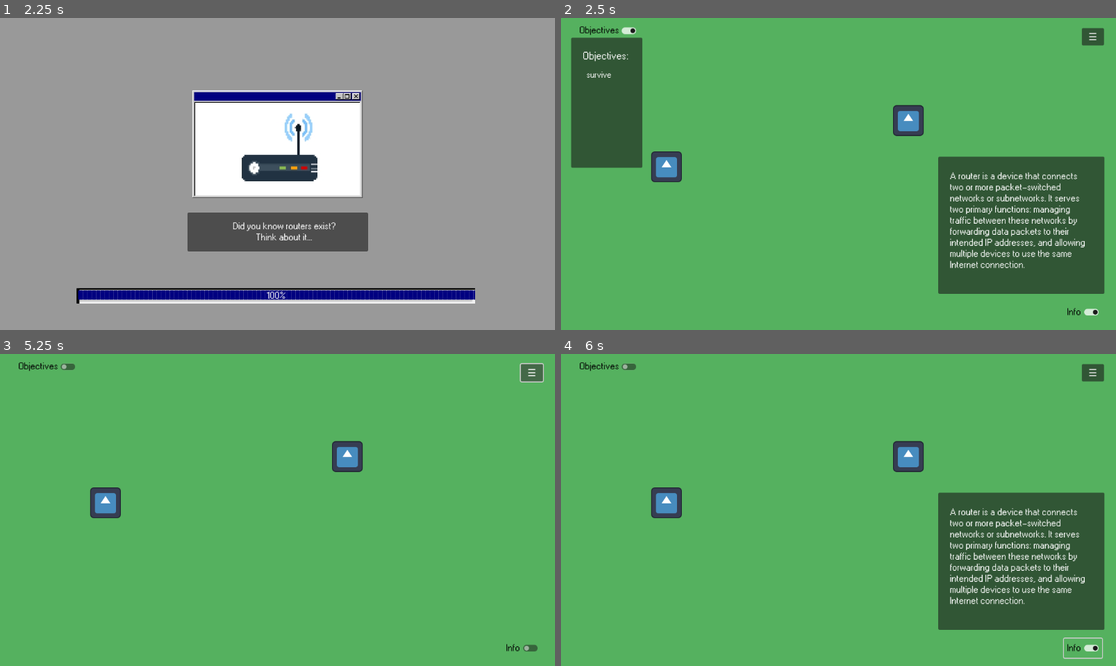
Above: before the commit, frames 1-4 (two rows, left to right).
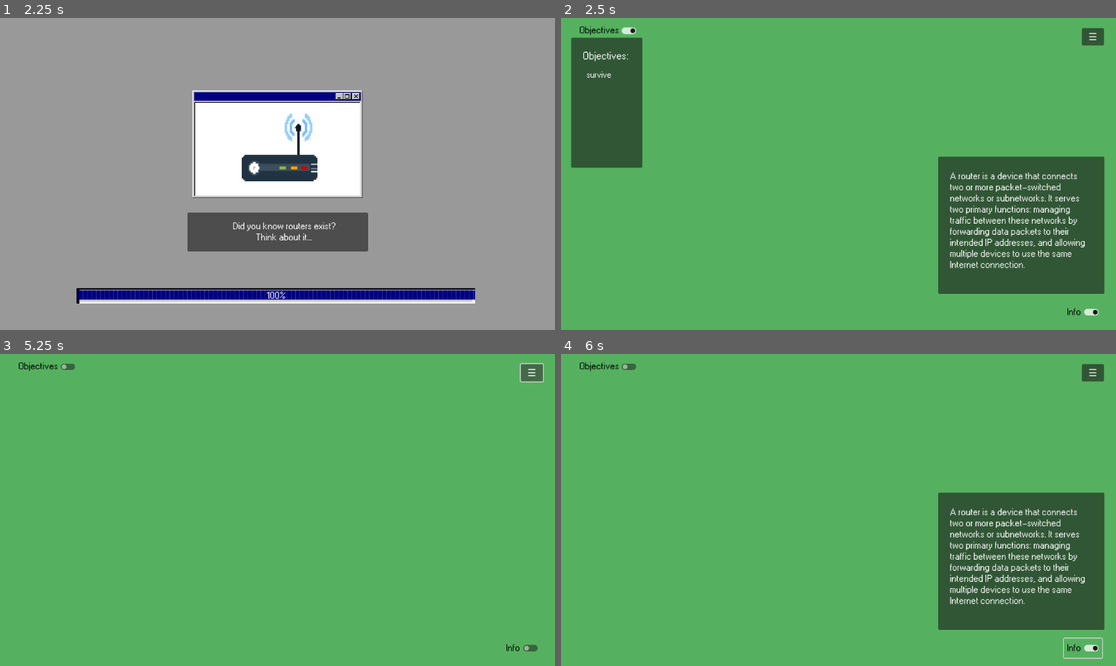
Above: after the commit, the same moments.

Repository: BcubeStudios/Netspace-Game
Game: Godot game, scene res://screens/opening.tscn
Same seed, same stepped clock (60 frames per second), same inputs: the game is played once before the commit and once after it. The engine's default icon, where the game draws it, is replaced by a stand-in: a white triangle on a blue panel in a dark square.
Inputs (mouse positions are in pixels of both pictures, inside the frame that each line leads up to):
- Up to frame 1 (2.25 s): click "START GAME" at 0.5 s; move the mouse to (399, 158) at 1.27 s; click (399, 158) at 1.42 s; tap Enter at 2 s; move the mouse to (166, 189) at 2.02 s; click (166, 189) at 2.17 s
- Up to frame 2 (2.5 s): no input
- Up to frame 3 (5.25 s): click "☰" at 2.75 s; click "Info" at 3.5 s; click "Objectives" at 4.25 s; click "☰" at 5 s
- Up to frame 4 (6 s): click "Info" at 5.75 s

Frame 1 is identical in both runs. In frame 2, 1.1% of the frame differs, in the area x 16-66%, y 27-53%; in frame 3, 1.1%; in frame 4, 1.1%.
Error after the commit: Parse Error: Identifier "Global" not declared in the current scope. (res://scripts/Point.gd:35)

Commit message:
added the changes Raphael made in main that would get overwritten

Diff:
--- a/GodotWorkspace/screens/Director.tscn
+++ b/GodotWorkspace/screens/Director.tscn
@@ -1,7 +1,6 @@
-[gd_scene load_steps=5 format=3 uid="uid://ctx4wos4jkx7e"]
+[gd_scene load_steps=4 format=3 uid="uid://ctx4wos4jkx7e"]
 
 [ext_resource type="Script" path="res://scripts/Director.gd" id="1_u1ljf"]
-[ext_resource type="PackedScene" uid="uid://djkkrfn36vjk7" path="res://screens/point.tscn" id="2_k8ep6"]
 [ext_resource type="PackedScene" uid="uid://d0h00g4ba8ubu" path="res://screens/phedge.tscn" id="3_s8nuh"]
 
 [sub_resource type="StyleBoxFlat" id="StyleBoxFlat_0n6cs"]
@@ -24,10 +23,4 @@
 mouse_filter = 2
 theme_override_styles/panel = SubResource("StyleBoxFlat_0n6cs")
 
-[node name="Point1" parent="." instance=ExtResource("2_k8ep6")]
-position = Vector2(219, 309)
-
-[node name="Point2" parent="." instance=ExtResource("2_k8ep6")]
-position = Vector2(721, 213)
-
 [node name="phedge" parent="." instance=ExtResource("3_s8nuh")]
--- a/GodotWorkspace/scripts/Director.gd
+++ b/GodotWorkspace/scripts/Director.gd
@@ -7,11 +7,10 @@
 
 # Called when the node enters the scene tree for the first time.
 func _ready():
-	var point1 = $Point1
-	var point2 = $Point2
-
-	point1.activate("sillyguy", point1.global_position)
-	point2.activate("fundude", point2.global_position)
+	var point1 = Point.new("point1", Vector2i(150, 150))
+	var point2 = Point.new("point2", Vector2i(300, 150))
+	add_child(point1)
+	add_child(point2)
 
 	points.append(point1)
 	points.append(point2)
@@ -38,6 +37,7 @@
 			#reset phedge
 			current_phedge.reset_origin()
 			#add edge to array
+			add_child(edge)
 			edges.append(edge)
 			pass
 	pass
--- a/GodotWorkspace/scripts/Edge.gd
+++ b/GodotWorkspace/scripts/Edge.gd
@@ -3,7 +3,7 @@
 
 var point1: Point
 var point2: Point
-var colour: Color
+var colour: Color = Global.Colours["red"]
 var id: String
 
 
@@ -14,14 +14,13 @@
 func _init(point1, point2):
 	self.point1 = point1
 	self.point2 = point2
-	colour = Color(255, 255, 255)
 	print("succsess edge!")
 
 func color_change():
 	pass
 
 func _draw():
-	draw_line(point1.coords, point2.coords, colour)
+	draw_line(point1.coords, point2.coords, colour, 2)
 	pass
 
 # Called every frame. 'delta' is the elapsed time since the previous frame.
--- a/GodotWorkspace/scripts/Point.gd
+++ b/GodotWorkspace/scripts/Point.gd
@@ -12,7 +12,7 @@
 	self.hide()
 	pass # Replace with function body.
 
-func activate(point_name, point_coords):
+func _init(point_name, point_coords):
 	self.show()
 	self.pointName = point_name
 	self.coords = point_coords
@@ -32,6 +32,7 @@
 
 
 func _draw():
+	draw_circle(coords, 12, Global.Colours["red"])
 	pass
 
 
